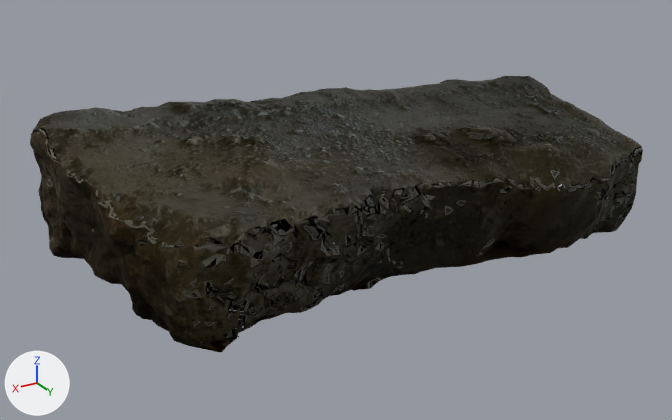
What one commit did to the glTF model docs/FRAG-S1-FS-011.glb.
The view is the same before and after, from a 50 mm lens placed at (1.081, 2.941, 1.442), pointed at (-0.154, 0.883, 0.413). Lighting does not change. The marker at lower left points along +X, +Y and +Z. The older version comes first.

Names of what the first picture shows: 'geometry_0'.
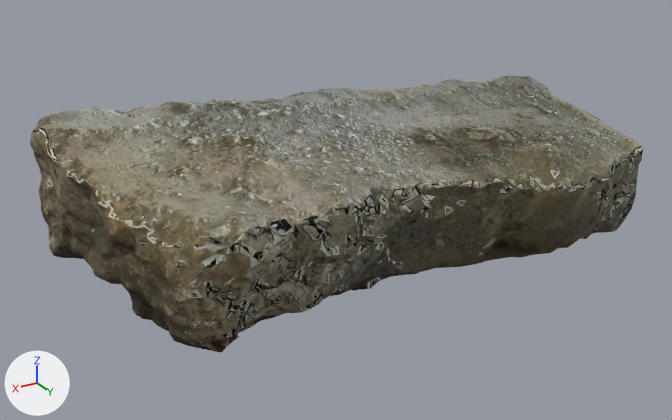
What changed in the scene script:
```text
Add mat_frag_s1_fs_011_mat:
    mat_frag_s1_fs_011_mat = principled_material('FRAG-S1-FS-011_mat')
    mat_frag_s1_fs_011_mat.texture = img_image_0
    mat_frag_s1_fs_011_mat.roughness = 1.0
Change me_geometry_0:
    where me_geometry_0.from_pydata(...)  # 25280 vertices, 44995 faces; spans x -1.05..0.59, y 0.5..1.28, z 0.27..0.72
    remove me_geometry_0.materials.append(mat_material_0)
    add me_geometry_0.materials.append(mat_frag_s1_fs_011_mat)  # picture img_image_0
```

Changed parts and their boxes [x1, y1, x2, y2] in the pictures (672 x 420 px):
'geometry_0', recoloured (lighter)
    both: [30, 76, 643, 352]
